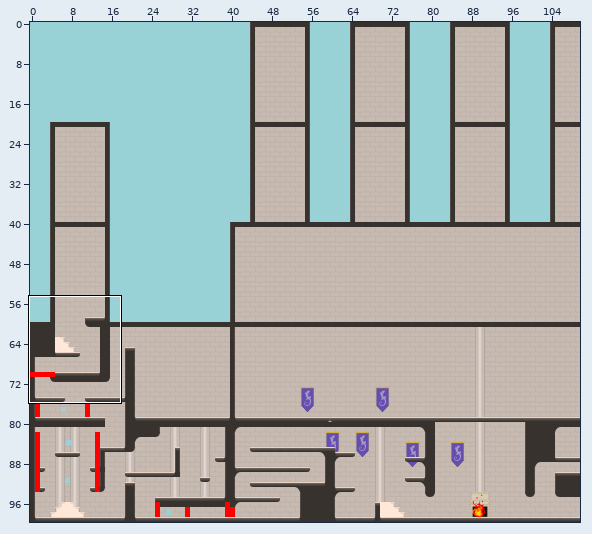
Tiled map: assets/carte_chambord.tmx. Above: a wide view before the commit, with the close-up outlined.
Close-up. Earlier state:
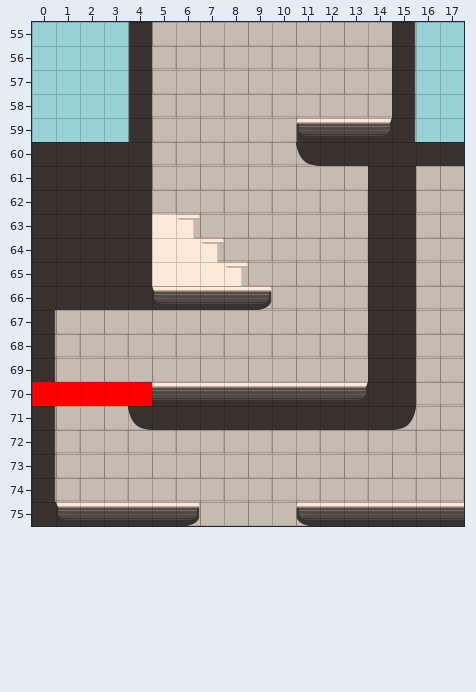
Cells are 300x300 px. Shown: x 0..17, y 55..75. The commit also changed other parts of the map, which this record leaves out. Not drawn, because the pictures are missing: unchanged layer "fond".
After the commit:
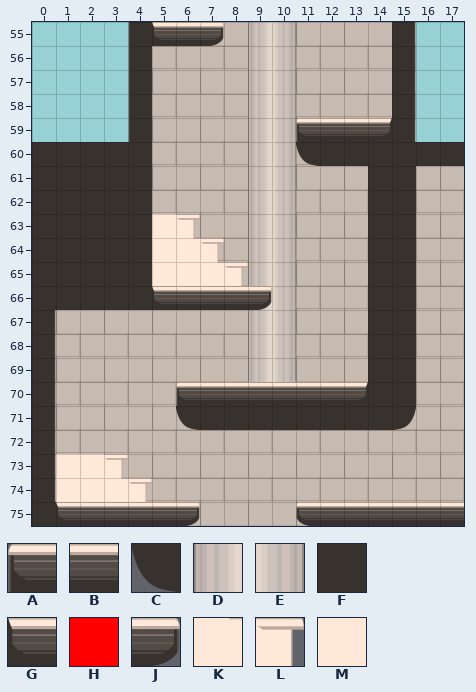
Key: from "tileset_chambord": A 0, B 1, C 4, D 5, E 6, F 11, G 20, H 24, J 31, K 32 flipped left-right, L 33 flipped left-right, M 34.
_ is an empty cell, # one hidden under a higher layer.
Diff:
Layer "deco_pasfond":
y 55..69: x 9..10 __ -> DE
Layer "layer_walls":
y 55: x 5..7 ___ -> GBJ
y 70: x 4..6 #BB -> __A
y 71: x 4..6 CFF -> __C
y 73: x 1..3 ___ -> MML
y 74: x 1..4 ____ -> MMKL
Layer "layer_fire" (now hidden):
y 70: x 0..4 HHHHH -> _____
Where, in picture pixels (left, top, right, bottom), the same in both close-ups:
added: (152, 22, 224, 46)
added: (248, 22, 296, 382)
changed: (32, 382, 198, 430)
added: (56, 454, 152, 502)
